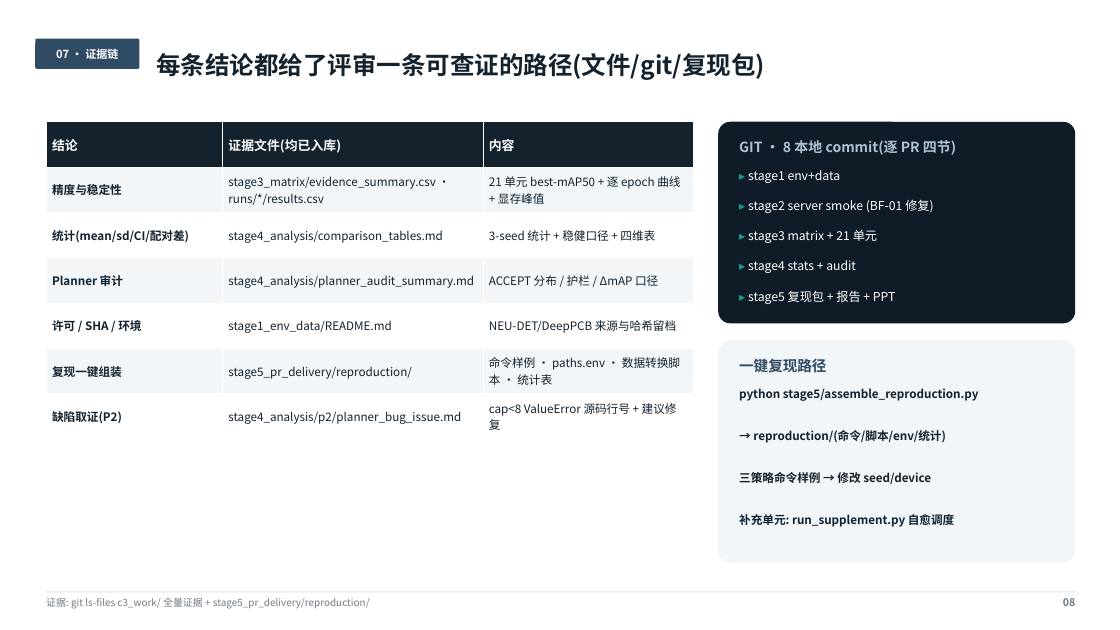
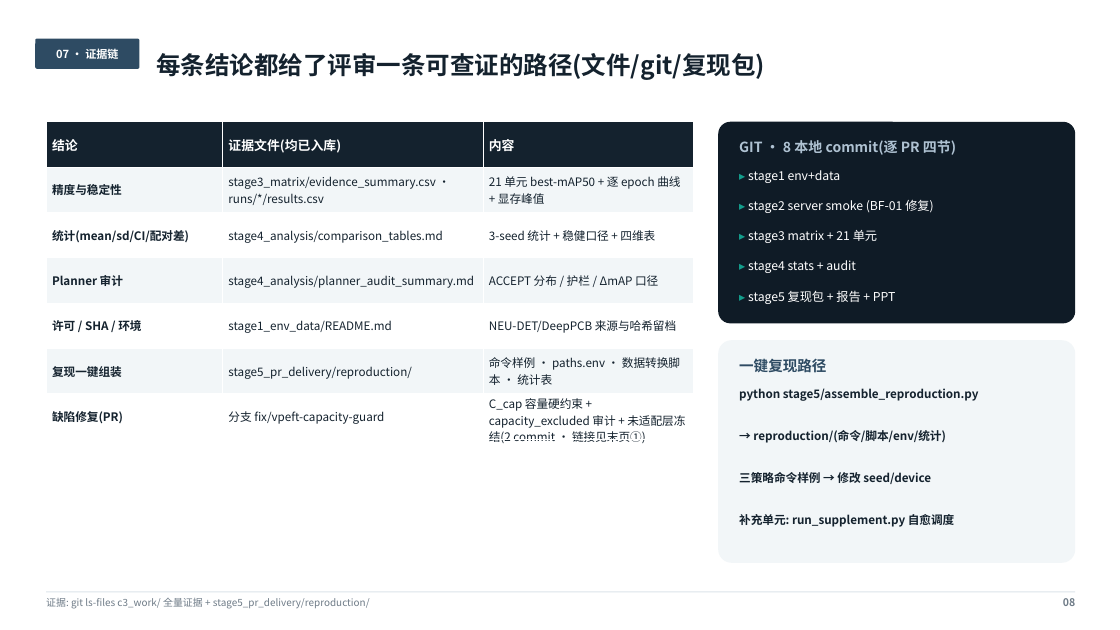
Before and after one commit to Tencent/YOLO-Master, a slide deck: slide 8 of c3_work/stage5_pr_delivery/C3_结项汇报_初稿.pptx. Drawn at 1120x630 pixels with LibreOffice and Linux fonts; fonts in the diff are those of the drawing. Boxes give left, top, right and bottom in pixels: in the first picture for what was removed or moved away, otherwise in the second. Text is boxed around its words. In the diff, an @@ line names an element or a change of style, - is before the commit and + after.

```diff
--- a/c3_work/stage5_pr_delivery/C3_结项汇报_初稿.pptx
+++ b/c3_work/stage5_pr_delivery/C3_结项汇报_初稿.pptx
@@ table at (46,122,693,447) @@
-row 7: 缺陷取证(P2) | stage4_analysis/p2/planner_bug_issue.md | cap<8 ValueError 源码行号 + 建议修复
+row 7: 缺陷修复(PR) | 分支 fix/vpeft-capacity-guard | C_cap 容量硬约束 + capacity_excluded 审计 + 未适配层冻结(2 commit · 链接见末页①)
```
Also in this commit, not shown: 2 other slides changed, 4 other files.
